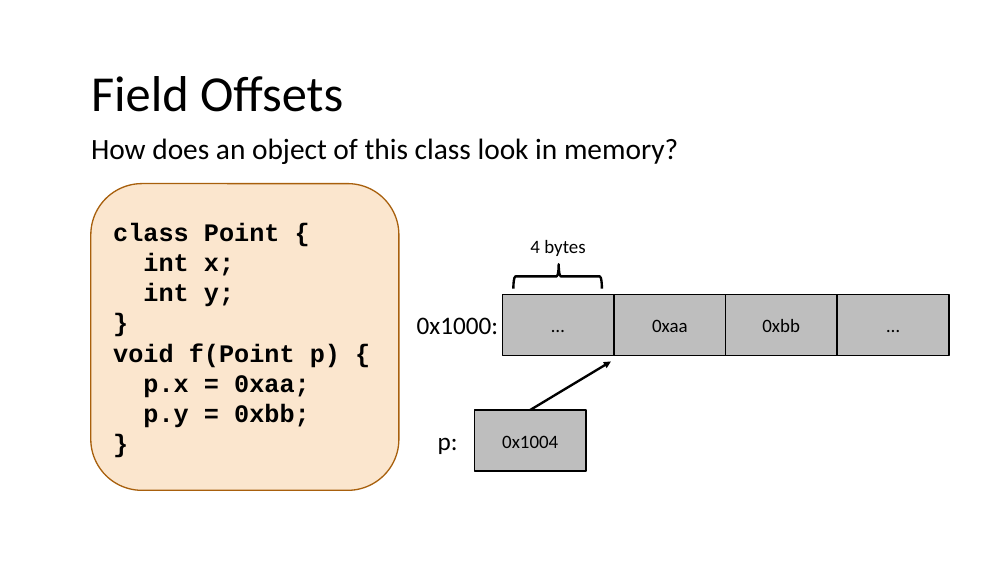
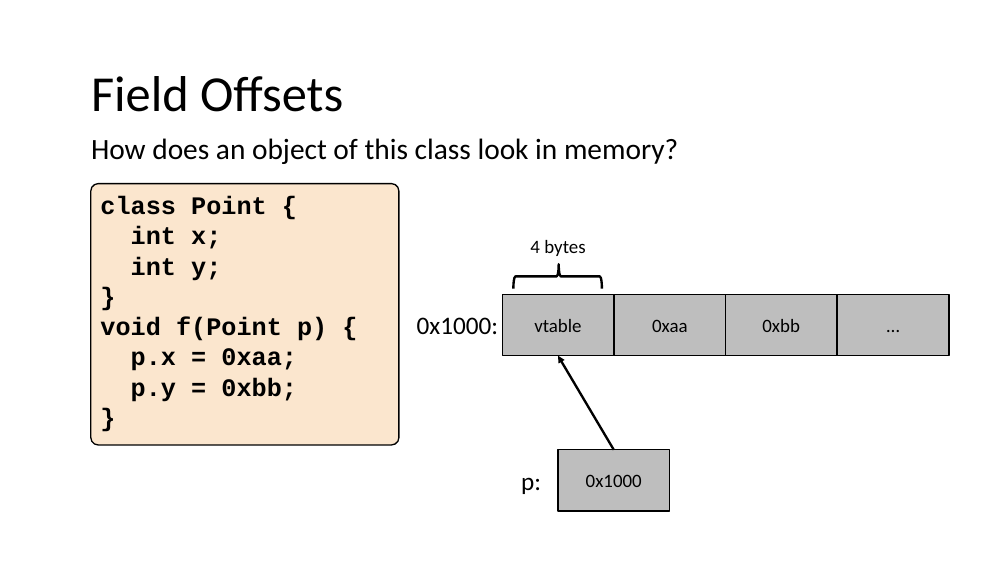
Before and after one commit to nivshani/compilation, a slide deck: slide 191 of slides/semantic.pptx (slide 164 before the commit). Drawn at 1008x567 pixels with LibreOffice and Linux fonts; fonts in the diff are those of the drawing. Boxes give left, top, right and bottom in pixels: in the first picture for what was removed or moved away, otherwise in the second. Text is boxed around its words. In the diff, an @@ line names an element or a change of style, - is before the commit and + after.

```diff
--- a/slides/semantic.pptx
+++ b/slides/semantic.pptx
@@ rounded rectangle "class Point {": place and size @@
-rounded rectangle "class Point {" at (91, 184, 399, 491)
+rounded rectangle "class Point {" at (91, 184, 399, 445)
@@ rounded rectangle "class Point {" at (91, 184, 399, 445): vertical alignment middle to top; outline #A9610D 1.25 pt to #000000 1.25 pt; proportions changed @@
@@ text in rectangle at (534, 319, 581, 332): text changed @@
-…
+vtable
@@ arrow moved from (530, 410) - (611, 361) to (614, 450) - (558, 355) @@
@@ text "p:": place and size @@
-text "p:" at (438, 437, 458, 454)
+text "p:" at (521, 477, 541, 494)
@@ rectangle "0x1000": place and size @@
-rectangle "0x1000" at (475, 410, 587, 471)
+rectangle "0x1000" at (558, 450, 670, 511)
@@ text in rectangle at (586, 474, 642, 487): text changed @@
-0x1004
+0x1000
```
Also in this commit, not shown: 20 other slides changed, 28 slides added, 1 other file.
